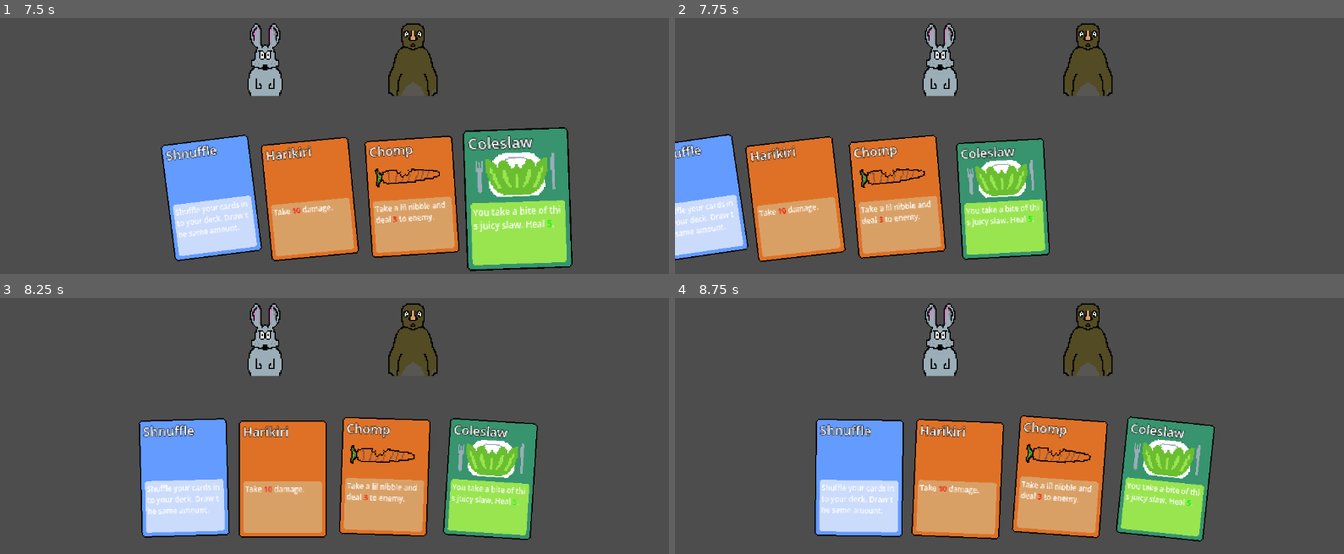
Above: before the commit, frames 1-4 (two rows, left to right).
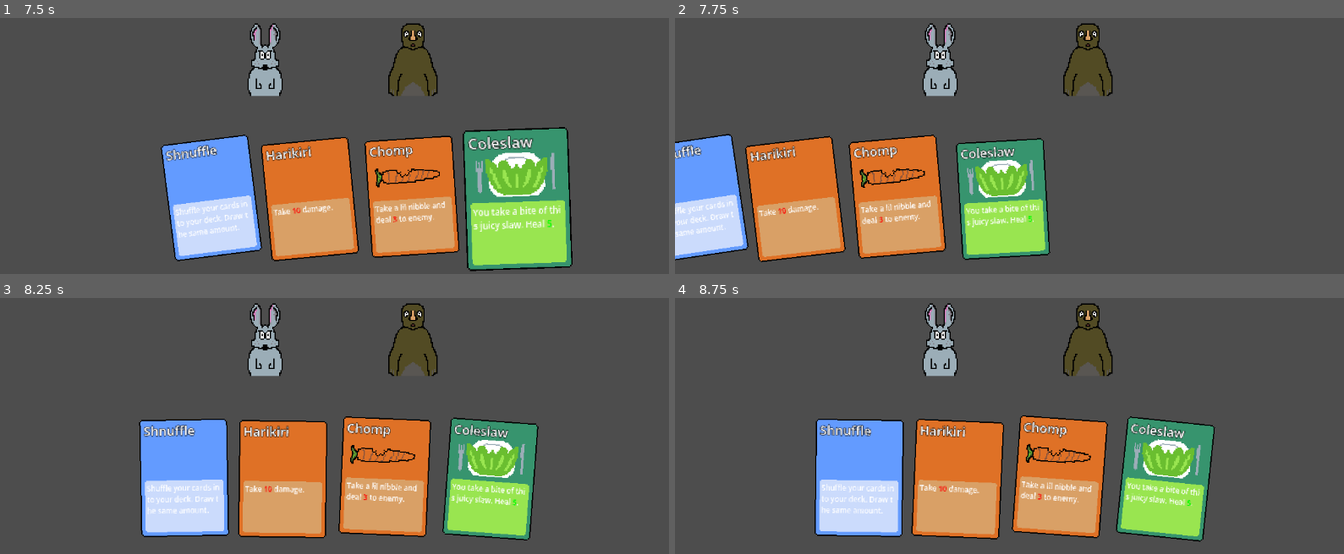
Above: after the commit, the same moments.

Repository: nielss94/troll-builder
Game: Godot game, scene res://levels/level.tscn
Same seed, same stepped clock (60 frames per second), same inputs: the game is played once before the commit and once after it.
Inputs (mouse positions are in pixels of both pictures, inside the frame that each line leads up to):
- Up to frame 1 (7.5 s): move the mouse to (187, 197) at 0.52 s; click (187, 197) at 0.67 s; move the mouse to (408, 199) at 1.27 s; click (408, 199) at 1.42 s; move the mouse to (327, 197) at 2.02 s; click (327, 197) at 2.17 s; move the mouse to (495, 199) at 2.77 s; click (495, 199) at 2.92 s; move the mouse to (214, 202) at 3.52 s; click (214, 202) at 3.67 s; move the mouse to (488, 64) at 4.27 s; click (488, 64) at 4.42 s; move the mouse to (200, 102) at 5.02 s; click (200, 102) at 5.17 s; move the mouse to (outside the picture) at 5.77 s; click (outside the picture) at 5.92 s; move the mouse to (301, 161) at 6.52 s; click (301, 161) at 6.67 s; move the mouse to (541, 140) at 7.27 s; click (541, 140) at 7.42 s
- Up to frame 2 (7.75 s): no input
- Up to frame 3 (8.25 s): move the mouse to (133, 308) at 8.02 s; click (133, 308) at 8.17 s
- Up to frame 4 (8.75 s): no input

Frame 1 is identical in both runs. In frame 2, 0.4% of the frame differs, in the area x 0-57%, y 45-96%; in frame 3, 2.2%, in the area x 20-81%, y 46-95%; in frame 4, 0.1%.

Commit message:
card container area outside of card container

Diff:
--- a/levels/level.tscn
+++ b/levels/level.tscn
@@ -24,6 +24,12 @@
 position = Vector2(23, 22)
 zoom = Vector2(2, 2)
 
+[node name="Area2D" type="Area2D" parent="."]
+
+[node name="CollisionShape2D" type="CollisionShape2D" parent="Area2D"]
+position = Vector2(23.5, 123)
+shape = SubResource("RectangleShape2D_eqk4w")
+
 [node name="CardContainer" type="Node2D" parent="."]
 script = ExtResource("8_86hy2")
 
@@ -43,11 +49,5 @@
 position = Vector2(153, 120)
 spell = ExtResource("6_cnhbg")
 
-[node name="Area2D" type="Area2D" parent="CardContainer"]
-
-[node name="CollisionShape2D" type="CollisionShape2D" parent="CardContainer/Area2D"]
-position = Vector2(23.5, 123)
-shape = SubResource("RectangleShape2D_eqk4w")
-
-[connection signal="mouse_entered" from="CardContainer/Area2D" to="CardContainer" method="_on_area_2d_mouse_entered"]
-[connection signal="mouse_exited" from="CardContainer/Area2D" to="CardContainer" method="_on_area_2d_mouse_exited"]
+[connection signal="mouse_entered" from="Area2D" to="CardContainer" method="_on_area_2d_mouse_entered"]
+[connection signal="mouse_exited" from="Area2D" to="CardContainer" method="_on_area_2d_mouse_exited"]
